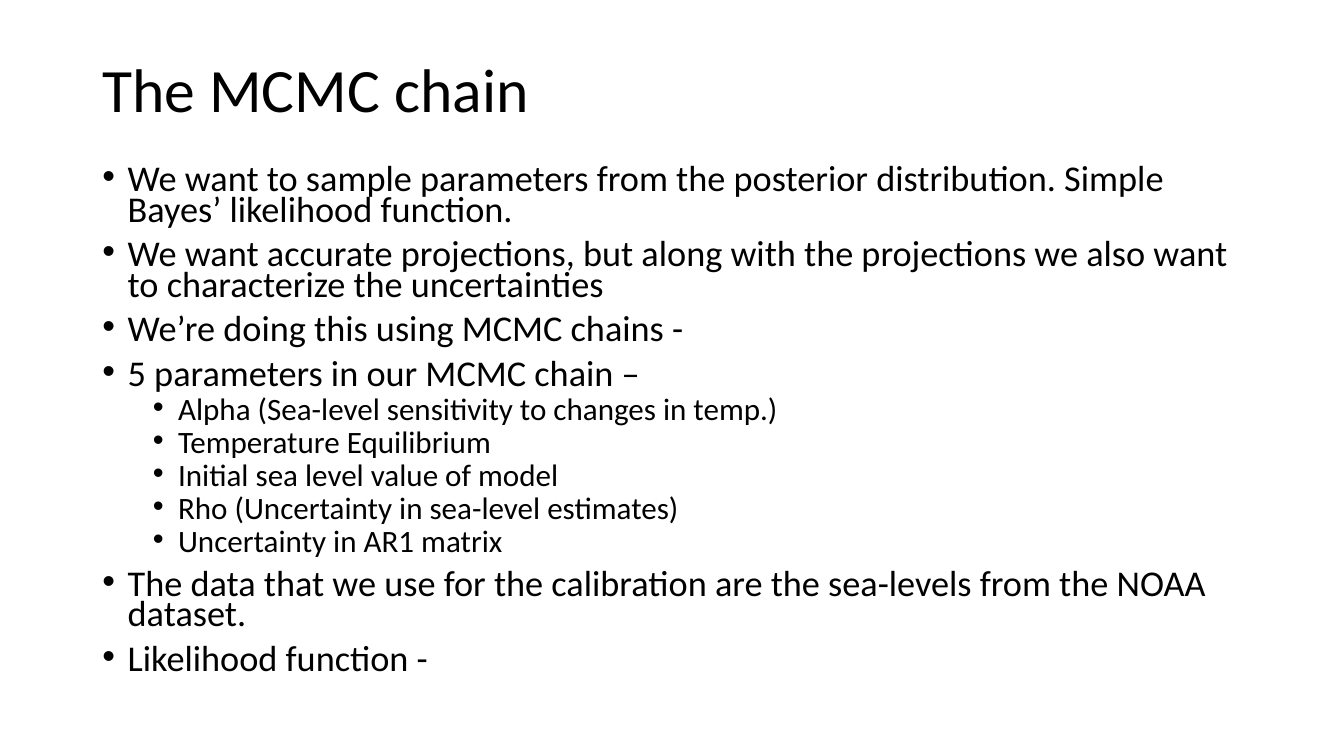
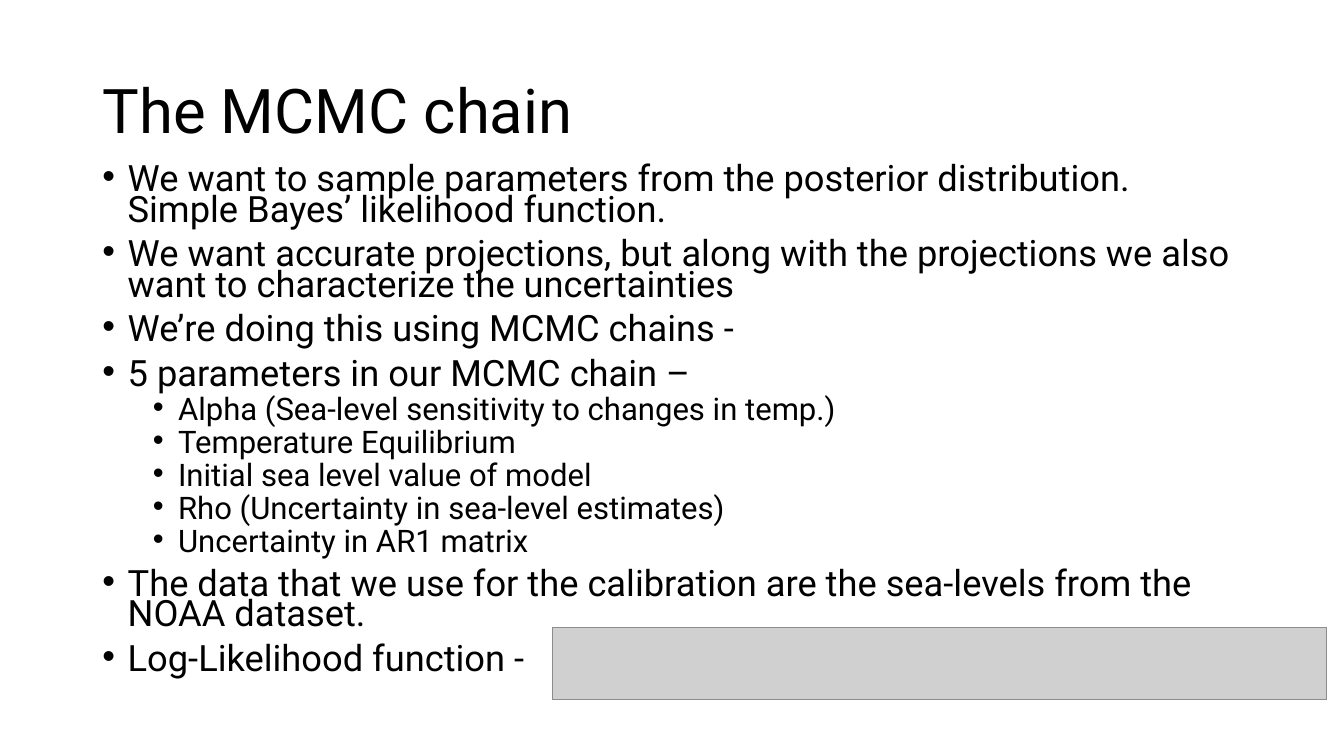
Before and after one commit to niharnandan/thesis, a slide deck: slide 9 of Mid Semester Presentation.pptx (slide 8 before the commit). Drawn at 1344x756 pixels with LibreOffice and Linux fonts; fonts in the diff are those of the drawing; grey boxes stand for pictures; background and template pictures are left out. Boxes give left, top, right and bottom in pixels: in the first picture for what was removed or moved away, otherwise in the second. Text is boxed around its words. In the diff, an @@ line names an element or a change of style, - is before the commit and + after.

```diff
--- a/Mid Semester Presentation.pptx
+++ b/Mid Semester Presentation.pptx
@@ title "The MCMC chain" at (102,86,572,134): font Calibri to Roboto @@
@@ text at (128,163,1229,627): font Calibri to Roboto @@
@@ picture added at (553,627,1327,700) @@
@@ text at (128,643,505,679): text changed; font Calibri to Roboto @@
-• Likelihood function -
+• Log-Likelihood function -
```
Also in this commit, not shown: 15 other slides changed, 2 slides added.
